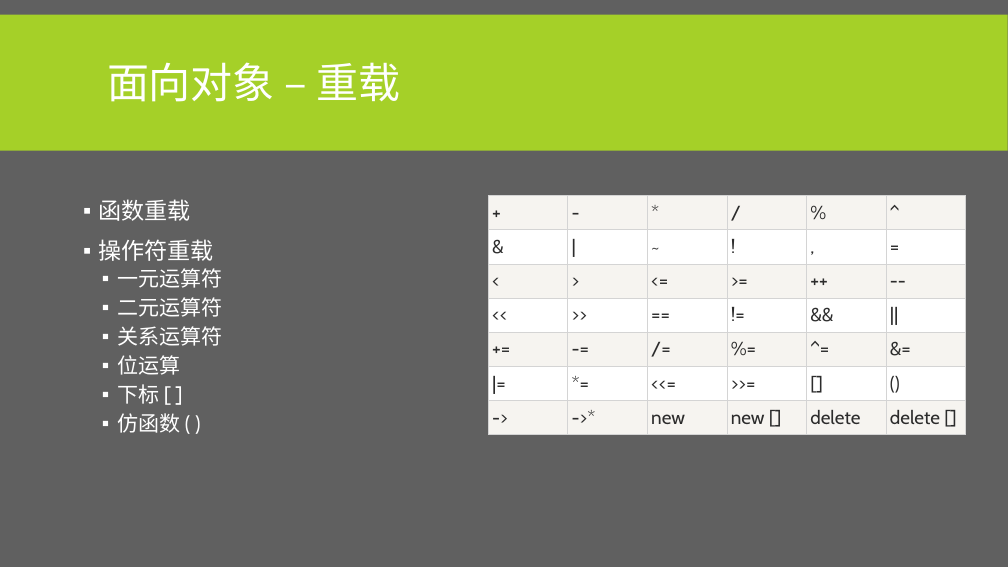
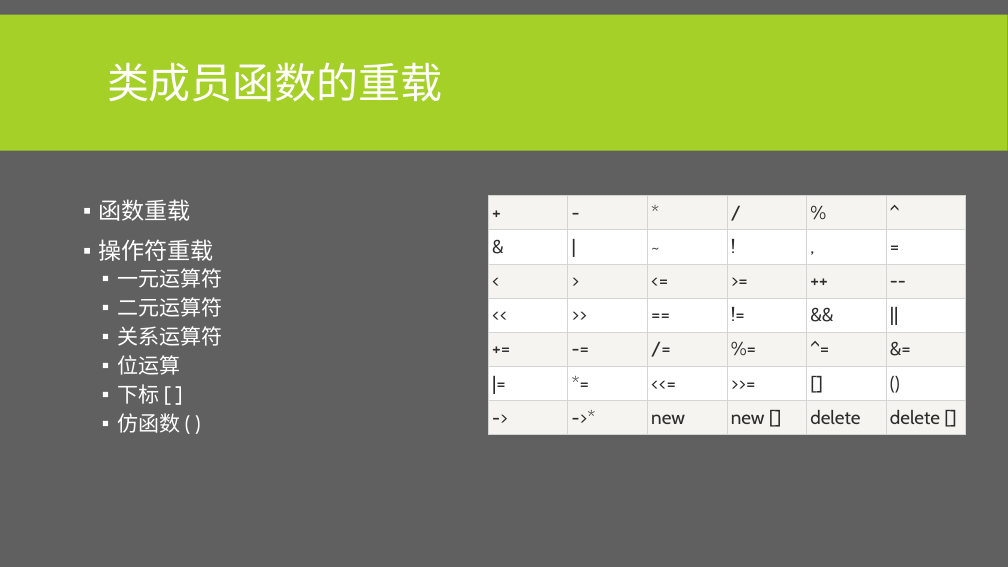
Before and after one commit to albertclass/Lessons, a slide deck: slide 43 of advance c++/courseware.pptx (slide 37 before the commit). Drawn at 1008x567 pixels with LibreOffice and Linux fonts; fonts in the diff are those of the drawing. Boxes give left, top, right and bottom in pixels: in the first picture for what was removed or moved away, otherwise in the second. Text is boxed around its words. In the diff, an @@ line names an element or a change of style, - is before the commit and + after.

```diff
--- a/advance c++/courseware.pptx
+++ b/advance c++/courseware.pptx
@@ title at bbox=[107, 62, 443, 102]: text changed @@
-面向对象 – 重载
+类成员函数的重载
```
Also in this commit, not shown: 12 other slides changed, 14 slides added, 2 slides removed, 2 other files.
